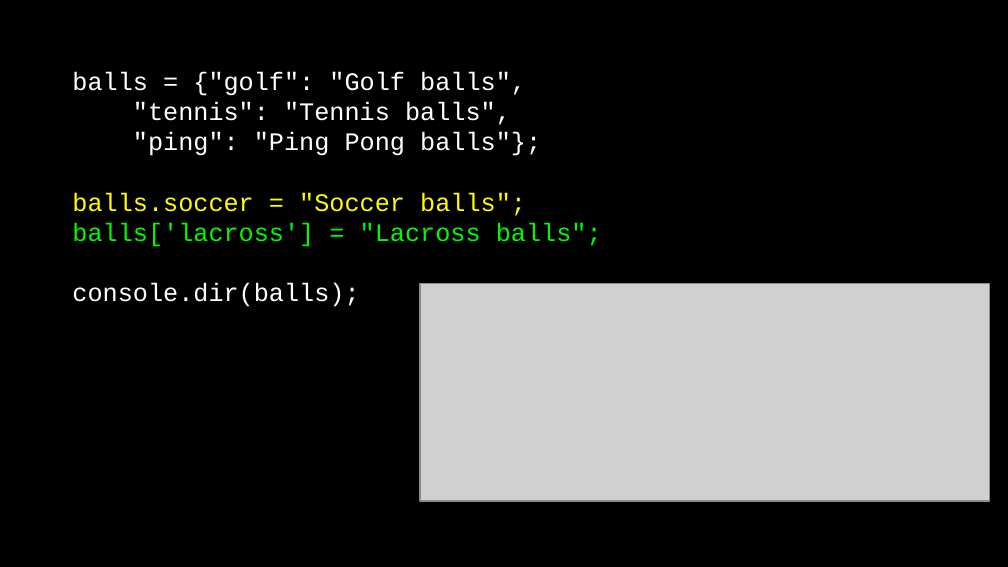
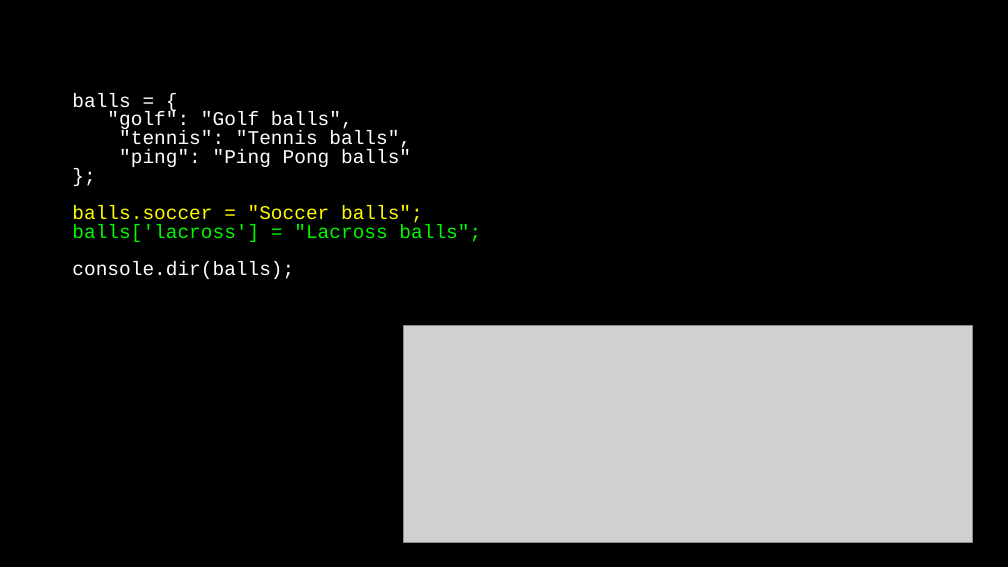
Before and after one commit to csev/wa4e, a slide deck: slide 9 of lectures/JS-04-JSON.ppt. Drawn at 1008x567 pixels with LibreOffice and Linux fonts; fonts in the diff are those of the drawing; grey boxes stand for pictures. Boxes give left, top, right and bottom in pixels: in the first picture for what was removed or moved away, otherwise in the second. Text is boxed around its words. In the diff, an @@ line names an element or a change of style, - is before the commit and + after.

Commit message:
Update

```diff
--- a/lectures/JS-04-JSON.ppt
+++ b/lectures/JS-04-JSON.ppt
@@ text in free at (72,93,353,132): text changed; size 18 to 13.9 pt @@
-balls = {"golf": "Golf balls",
+balls = {
+"golf": "Golf balls",
@@ text in free at (72,130,481,279): size 18 to 13.9 pt in ""tennis": "Tennis balls",", "balls.soccer = "Soccer balls";", "balls['lacross'] = "Lacross balls";", "console.dir(balls);"; line spacing 1 to 0.8 @@
@@ text in free at (119,149,411,167): text changed; size 18 to 13.9 pt @@
-"ping": "Ping Pong balls"};
+"ping": "Ping Pong balls"
+};
@@ picture: place and size @@
-picture at (420,283,990,501)
+picture at (403,326,973,543)
```
Also in this commit, not shown: 8 other slides changed.
